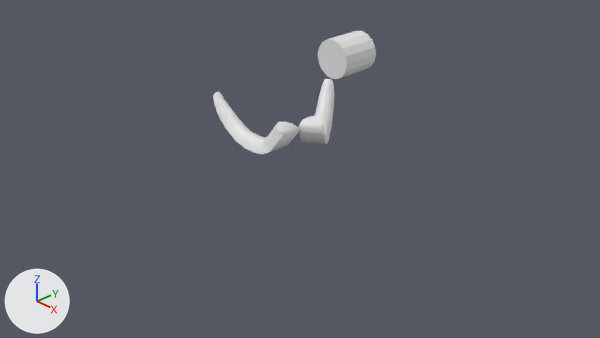
The Blender file player_takeback.blend: old version first, new version second.
Rendered twice from the file's camera 'Camera'. Lighting does not change. The marker at lower left points along +X, +Y and +Z.

In view in the first picture: '円', '立方体', '立方体.001'.
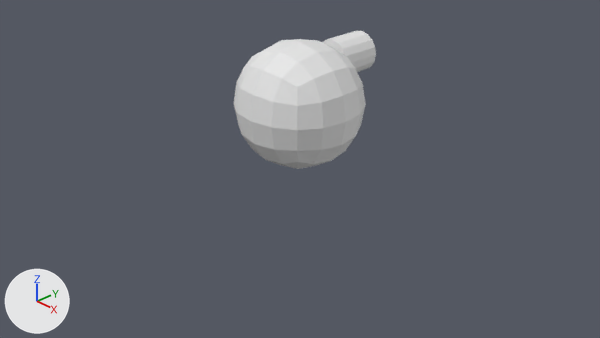
Location of each change, (x1, y1, x2, y2) in pixels of the pictures (600 x 338 px):
'立方体.002', added
    after: (233, 39, 366, 169)
'立方体', turned (not visible afterwards)
    before: (213, 91, 300, 154)
'立方体.001', unchanged, covered by the edit
    before: (299, 79, 334, 144)

The change, as a list of edits to the scene's bpy script:
```text
Add me_立方体_002:
    me_立方体_002.from_pydata(...)  # 98 vertices, 96 faces; spans x -0.84..0.84, y -0.84..0.84, z -0.84..0.84
Change ob_立方体:
    ob_立方体.rotation_euler: (0.0, 0.0, 0.0) -> (0.0, 0.0, -0.311)  # degrees (0, 0, 0) -> degrees (0, 0, -18)
Add ob_立方体_002:
    ob_立方体_002 = bpy.data.objects.new('立方体.002', me_立方体_002)
    ob_立方体_002.location = (0.0, 0.0, 0.885)
```
